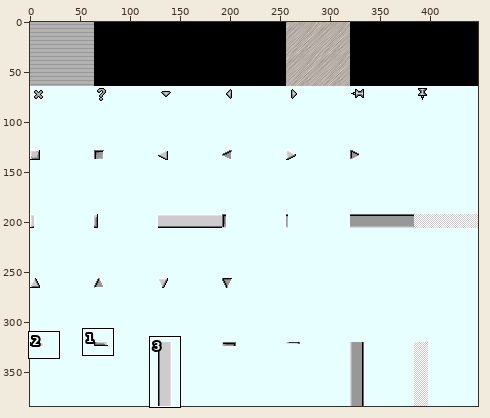
Sprite sheet: skins.src/skins.png. The first picture is a wide view before the edit; the outline marks the close-up.
Close-up. Before the commit:
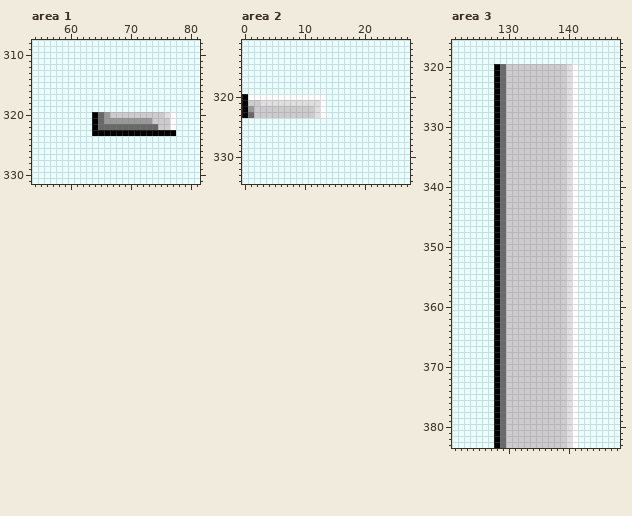
The file is 448x384 pixels. Colours within 5 levels of each other are drawn and written as one. Shown: area 1: x 54..81, y 308..331; area 2: x 0..27, y 311..334; area 3: x 121..148, y 316..383.
The same view after the edit:
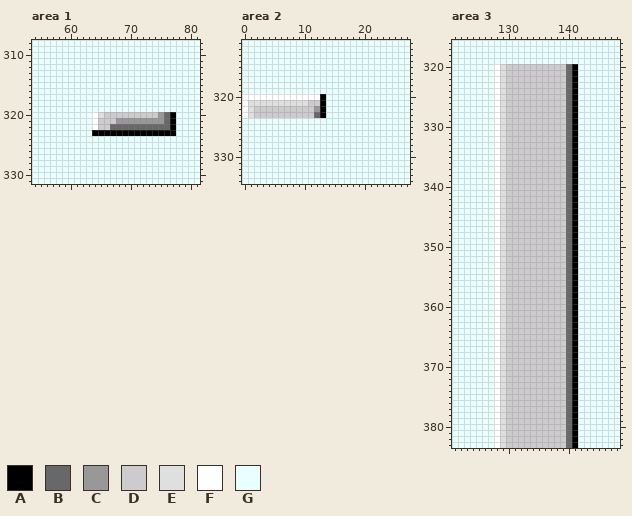
Palette (. is transparent): A #000000  B #686868  C #989898  D #cecbce  E #dedfde  F #ffffff  G #e7ffff
The commit says: forget dat for aero skin git-svn-id: svn://5.135.125.166/simutrans/trunk@3488 8aca7d54-2c30-db11-9de9-000461428c89
What changed:
Area 1:
Colour F becomes colour A in rows 320 to 322 at x 77.
Colour D becomes colour B in row 321 at x 76; in row 322 at x 75 to 76.
Colour E becomes colour B in row 320 at x 76.
Colour D becomes colour C in row 320 at x 75; in row 321 at x 74 to 75.
Colour B becomes colour D in row 321 at x 65; in row 322 at x 65 to 66.
Colour C becomes colour D in row 320 at x 66; in row 321 at x 66 to 67.
Colour B becomes colour E in row 320 at x 65.
Colour A becomes colour F in rows 320 to 322 at x 64.
Area 2:
Colour F becomes colour A in rows 320 to 323 at x 13.
Colour E becomes colour B in row 323 at x 12.
Colour E becomes colour C in row 322 at x 12.
Colour E becomes colour D in row 321 at x 11 to 12.
Colour B becomes colour E in row 323 at x 1.
Colour C becomes colour E in row 322 at x 1.
Colour D becomes colour E in row 321 at x 1 to 2.
Colour A becomes colour F in rows 320 to 323 at x 0.
Area 3:
Colour F becomes colour A in rows 320 to 383 at x 141.
Colour E becomes colour B in rows 320 to 383 at x 140.
Colour B becomes colour E in rows 320 to 383 at x 129.
Colour A becomes colour F in rows 320 to 383 at x 128.
Pixel boxes of the changes (left, top, right, bottom) in both close-ups:
changed: (92, 112, 116, 130)
changed: (152, 112, 176, 130)
changed: (242, 94, 260, 118)
changed: (308, 94, 326, 118)
changed: (494, 64, 506, 448)
changed: (566, 64, 578, 448)
